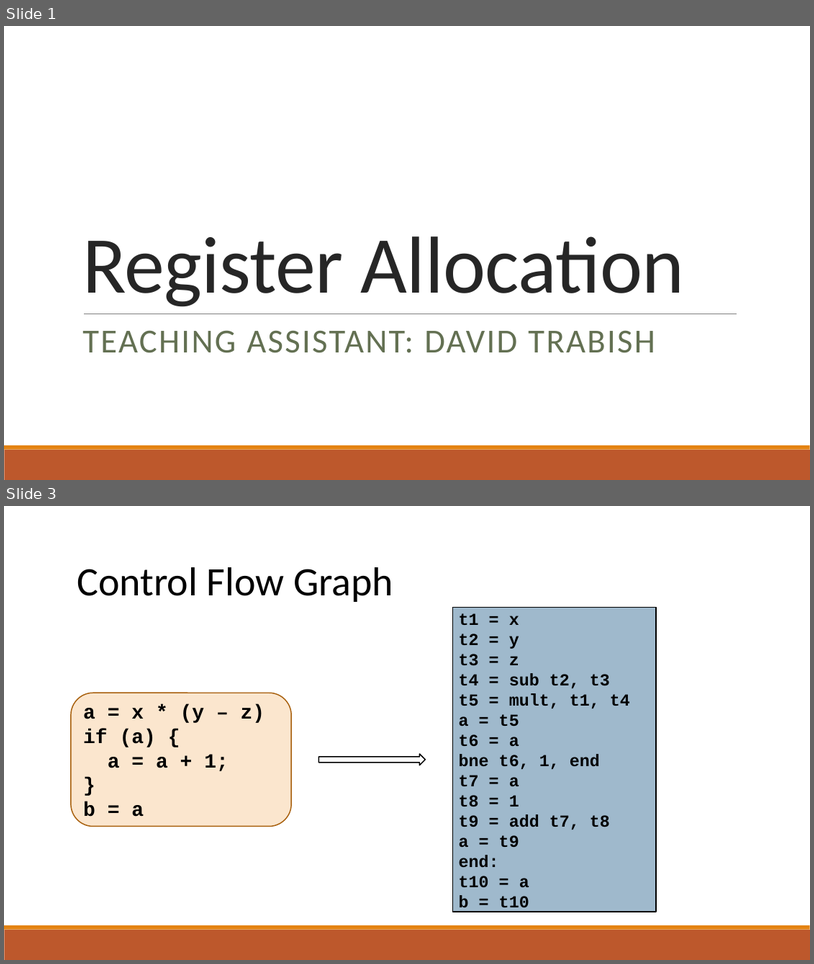
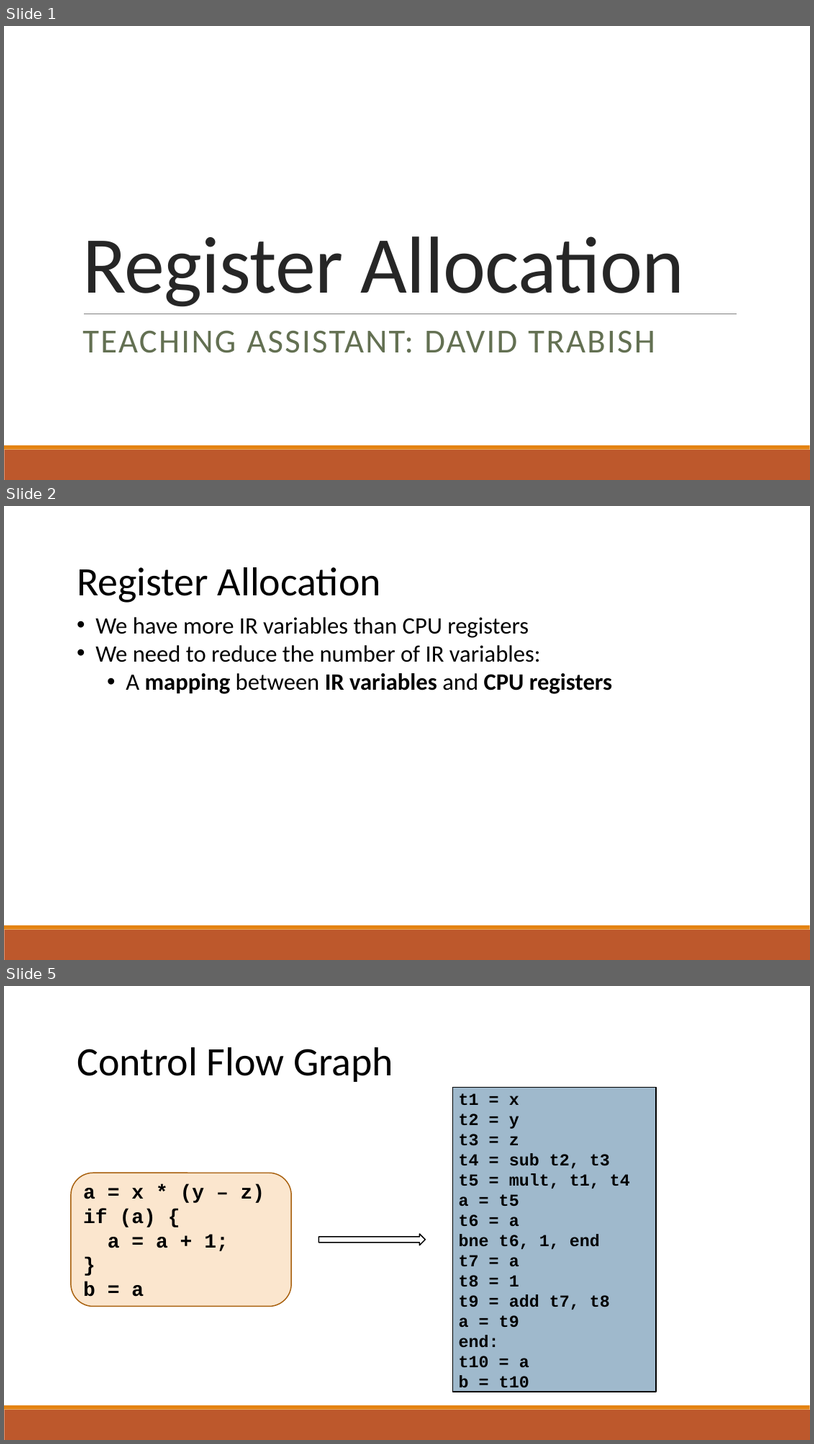
Before and after one commit to raghadzeidan/COMPILATION_TAU_FOR_STUDENTS, a slide deck: new_slides/register_allocation.pptx. Shown one above the other, each under a label of ours: slides 1 and 3 before the commit, slides 1, 2 and 5 after it; the slides between them are not shown. The pictures are 814x964 and 814x1444 pixels, drawn with LibreOffice and Linux fonts; fonts in the diff are those of the drawing. Boxes give left, top, right and bottom in pixels: in the first picture for what was removed or moved away, otherwise in the second. Text is boxed around its words. In the diff, an @@ line names an element or a change of style, - is before the commit and + after.

```diff
--- a/new_slides/register_allocation.pptx
+++ b/new_slides/register_allocation.pptx
@@ slide 2 added at bbox=[4, 506, 810, 960], background #FFFFFF; not listed: 2 template elements that a slide beside it also shows @@
@@ text added at bbox=[77, 567, 381, 602], 48 pt, text #000000 @@
+Register Allocation
@@ text added at bbox=[95, 617, 612, 694], 28 pt, text #000000 @@
+• We have more IR variables than CPU registers
+• We need to reduce the number of IR variables:
+  • A mapping between IR variables and CPU registers
@@ what was slide 3 is now slide 5 @@
```
Also in this commit, not shown: 4 slides changed, 5 other slides added, 1 other file.
